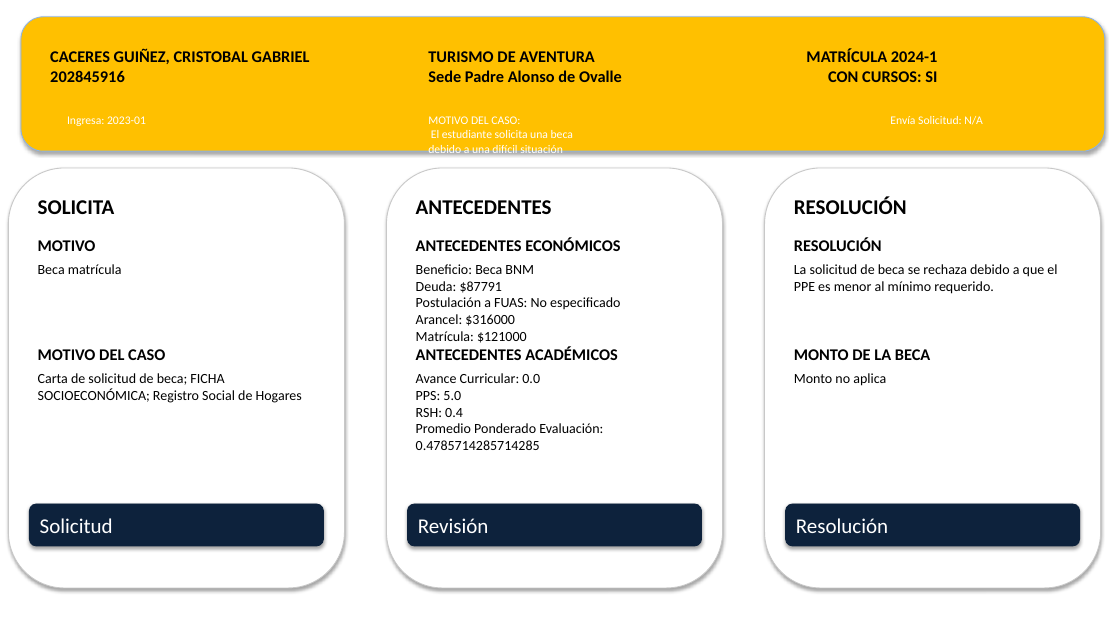
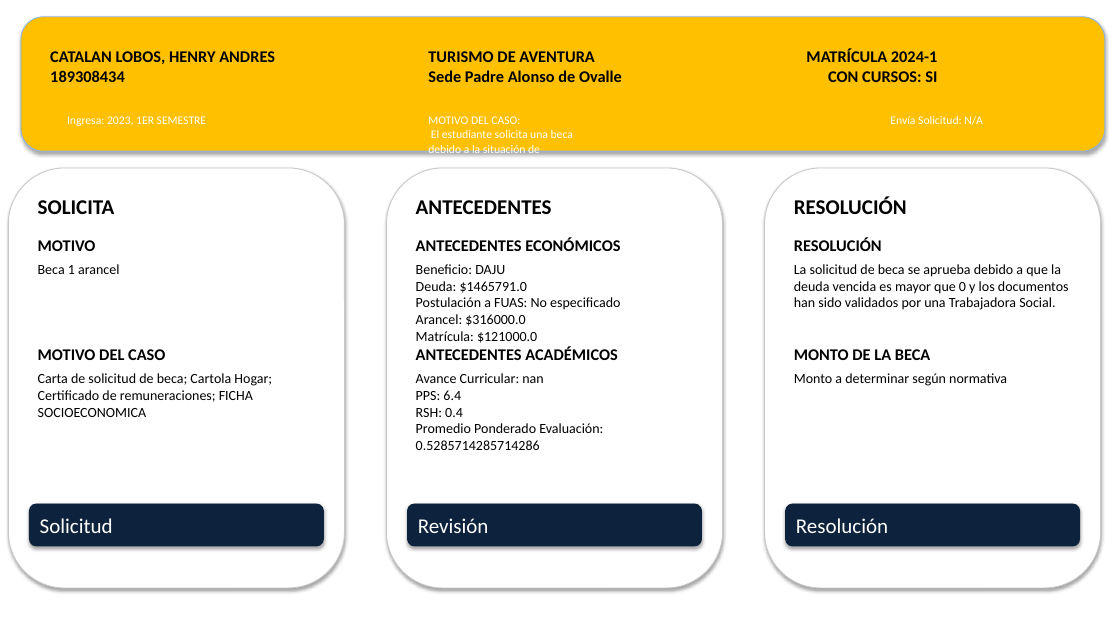
Before and after one commit to davidtroncosop/revdoc_ppt, a slide deck: slide 20 of propuestas_resolucion.pptx (slide 1 before the commit). Drawn at 1120x630 pixels with LibreOffice and Linux fonts; fonts in the diff are those of the drawing. Boxes give left, top, right and bottom in pixels: in the first picture for what was removed or moved away, otherwise in the second. Text is boxed around its words. In the diff, an @@ line names an element or a change of style, - is before the commit and + after.

```diff
--- a/propuestas_resolucion.pptx
+++ b/propuestas_resolucion.pptx
@@ text at bbox=[50, 51, 275, 82]: text changed @@
-CACERES GUIÑEZ, CRISTOBAL GABRIEL
-202845916
+CATALAN LOBOS, HENRY ANDRES
+189308434
@@ text at bbox=[67, 116, 206, 126]: text changed @@
-Ingresa: 2023-01
+Ingresa: 2023, 1ER SEMESTRE
@@ text at bbox=[428, 116, 573, 170]: text changed @@
-MOTIVO DEL CASO:
-El estudiante solicita una beca debido a una difícil situación económica y tiene una deuda vencida.
+MOTIVO DEL CASO:
+El estudiante solicita una beca debido a la situación de cesantía y su situación económica.
@@ text at bbox=[38, 264, 119, 274]: text changed @@
-Beca matrícula
+Beca 1 arancel
@@ text at bbox=[416, 264, 527, 293]: text changed @@
-Beneficio: Beca BNM
-Deuda: $87791
+Beneficio: DAJU
+Deuda: $1465791.0
@@ text at bbox=[794, 264, 1069, 310]: text changed @@
-La solicitud de beca se rechaza debido a que el PPE es menor al mínimo requerido.
+La solicitud de beca se aprueba debido a que la deuda vencida es mayor que 0 y los documentos han sido validados por una Trabajadora Social.
@@ text at bbox=[416, 314, 537, 343]: text changed @@
-Arancel: $316000
-Matrícula: $121000
+Arancel: $316000.0
+Matrícula: $121000.0
@@ text at bbox=[38, 373, 272, 417]: text changed @@
-Carta de solicitud de beca; FICHA SOCIOECONÓMICA; Registro Social de Hogares
+Carta de solicitud de beca; Cartola Hogar; Certificado de remuneraciones; FICHA SOCIOECONOMICA
@@ text at bbox=[416, 373, 543, 400]: text changed @@
-Avance Curricular: 0.0
-PPS: 5.0
+Avance Curricular: nan
+PPS: 6.4
@@ text at bbox=[794, 373, 1007, 386]: text changed @@
-Monto no aplica
+Monto a determinar según normativa
@@ text at bbox=[416, 423, 603, 450]: text changed @@
-Promedio Ponderado Evaluación: 0.4785714285714285
+Promedio Ponderado Evaluación: 0.5285714285714286
```
Also in this commit, not shown: 2 other slides changed, 26 slides added, 2 other files.
